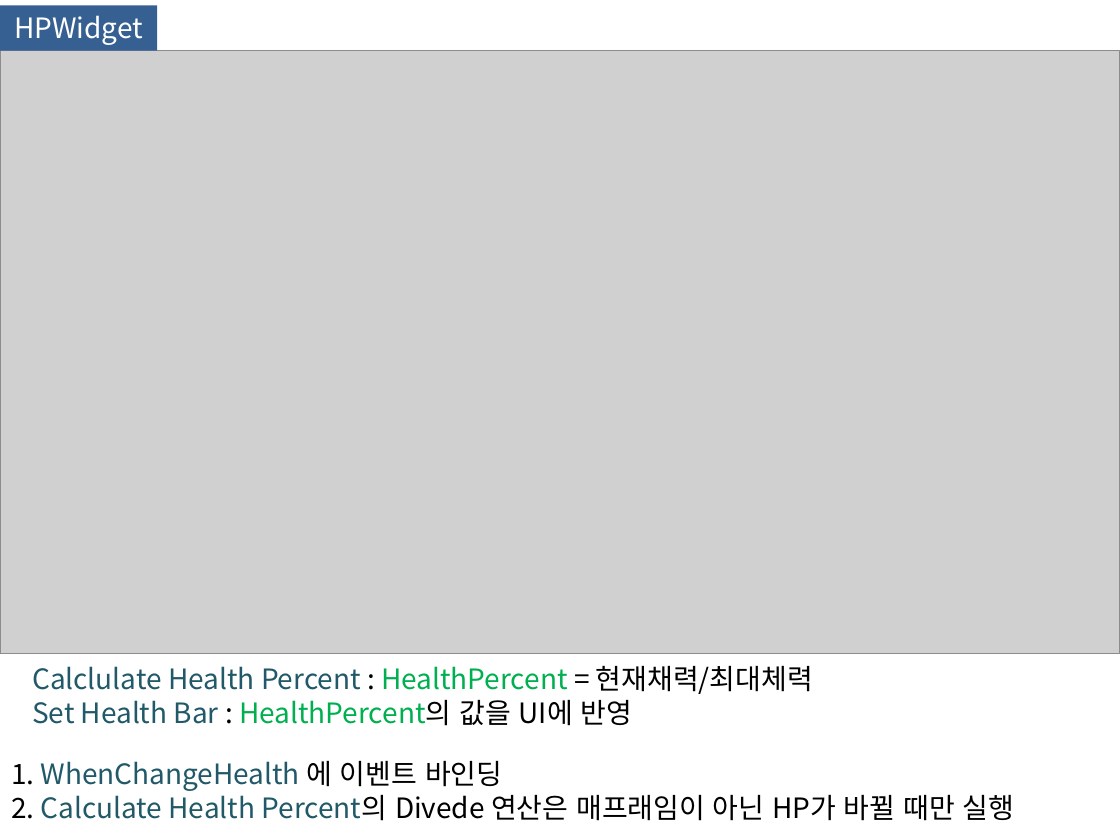
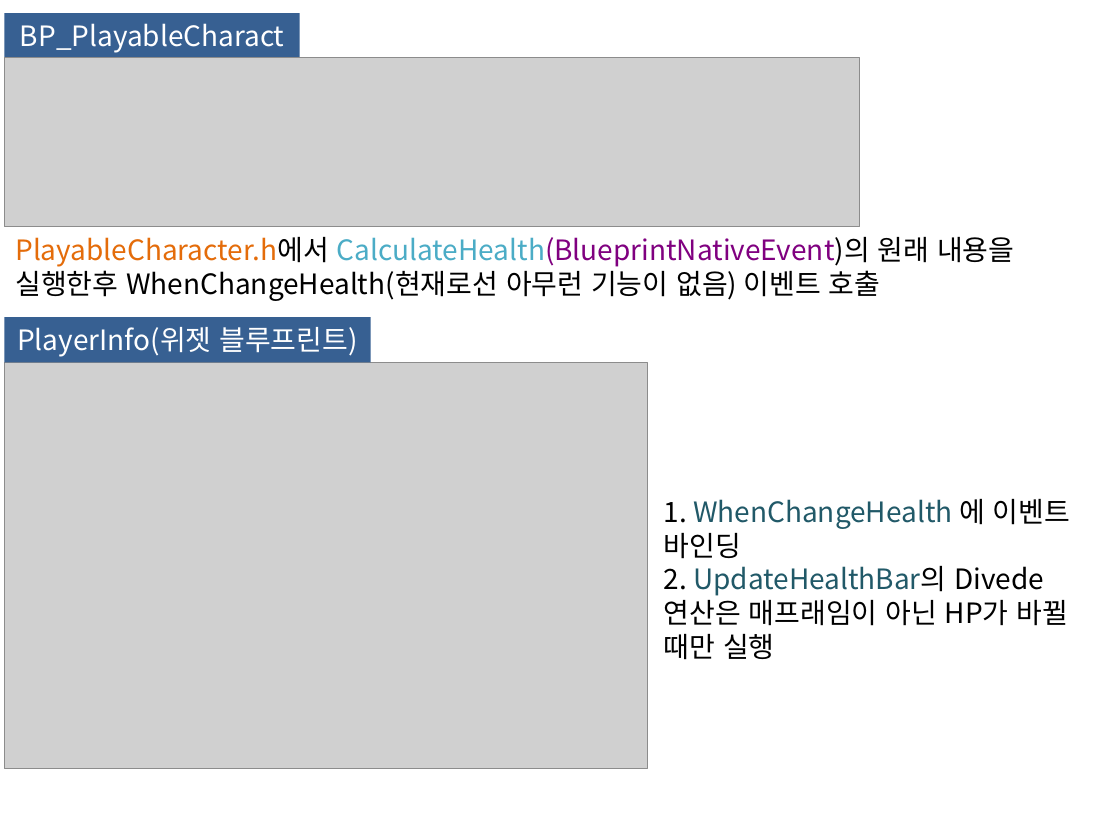
Before and after one commit to hehza90/-Unreal-TDShooting, a slide deck: slide 9 of [UE4] TDShooting.pptx. Drawn at 1120x840 pixels with LibreOffice and Linux fonts; fonts in the diff are those of the drawing; grey boxes stand for pictures. Boxes give left, top, right and bottom in pixels: in the first picture for what was removed or moved away, otherwise in the second. Text is boxed around its words. In the diff, an @@ line names an element or a change of style, - is before the commit and + after.

```diff
--- a/[UE4] TDShooting.pptx
+++ b/[UE4] TDShooting.pptx
@@ rectangle "BP_PlayableCharacter": place and size @@
-rectangle "BP_PlayableCharacter" at (0,6,157,50)
+rectangle "BP_PlayableCharacter" at (4,13,300,58)
@@ text in rectangle at (20,23,285,53): text changed @@
-HPWidget
+BP_PlayableCharacter
@@ picture removed at (0,50,1120,654) @@
@@ picture added at (4,58,860,227) @@
@@ text added at (15,237,1014,301), 18 pt, text #000000 @@
+PlayableCharacter.h에서 CalculateHealth(BlueprintNativeEvent)의 원래 내용을 실행한후 WhenChangeHealth(현재로선 아무런 기능이 없음) 이벤트 호출
@@ rectangle added at (4,317,371,362), fill #376092, 18 pt, text #FFFFFF @@
+PlayerInfo(위젯 블루프린트)
@@ picture added at (4,363,647,769) @@
@@ text "1. WhenChangeHealth 에 이벤트 바인딩": place and size @@
-text "1. WhenChangeHealth 에 이벤트 바인딩" at (11,761,1015,821)
+text "1. WhenChangeHealth 에 이벤트 바인딩" at (664,499,1070,660)
@@ text at (664,566,1068,660): text changed @@
-2. Calculate Health Percent의 Divede 연산은 매프래임이 아닌 HP가 바뀔 때만 실행
+2. UpdateHealthBar의 Divede 연산은 매프래임이 아닌 HP가 바뀔 때만 실행
@@ text removed at (32,666,813,726) @@
-Calclulate Health Percent : HealthPercent = 현재채력/최대체력
-Set Health Bar : HealthPercent의 값을 UI에 반영
```
Also in this commit, not shown: 4 other slides changed, 1 slide added, 2 other files.
